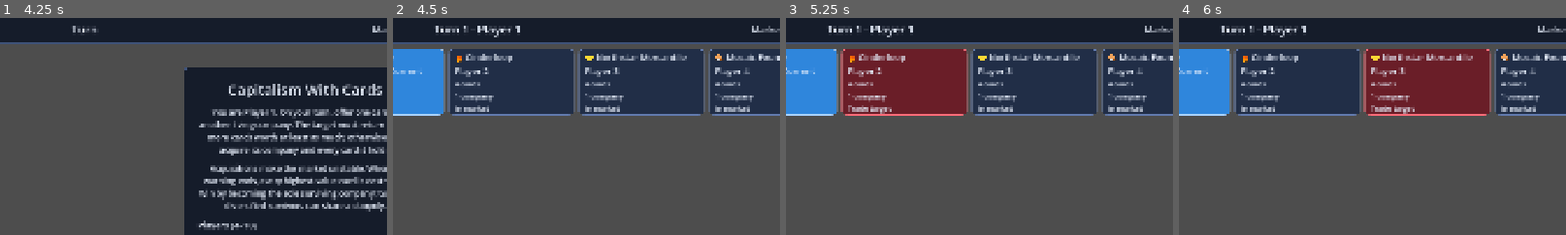
Above: before the commit, frames 1-4 (left to right).
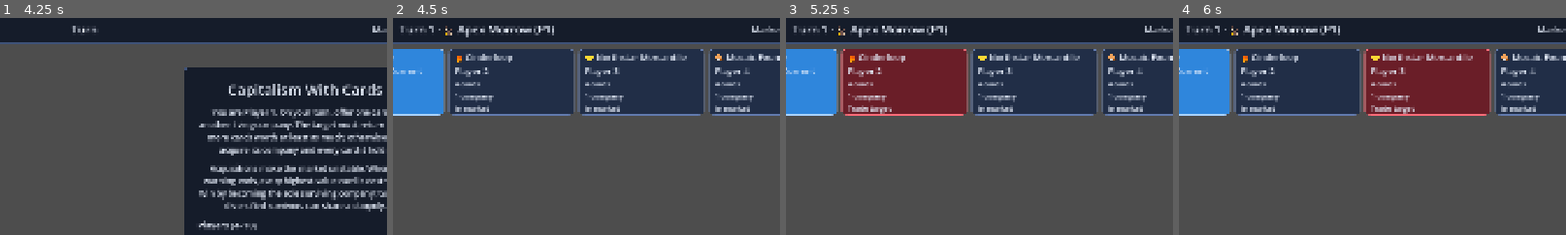
Above: after the commit, the same moments.

Repository: prelios/capitalism
Game: Godot game, scene res://game_controller.tscn
Two runs of this game, one before a commit and one after it. Both use one fixed random seed, a clock stepped at 60 frames per second and the inputs below.
Inputs (mouse positions are % of the whole screen's width and height, from its top left):
- Up to frame 1 (4.25 s): click "Restart match" at 0.5 s; click "Restart match" at 1.25 s; click "Restart match" at 2 s; click "Confirm" at 2.75 s; click "Confirm" at 3.5 s
- Up to frame 2 (4.5 s): click "Start match" at 4.25 s
- Up to frame 3 (5.25 s): click (26, 17) at 5.02 s
- Up to frame 4 (6 s): click (43, 17) at 5.77 s
The pictures show only the part of the screen within x 11-61%, y 2-52%; the shares and areas given below are measured in that part.

Frame 1 is identical in both runs. In frame 2, 0.8% of the frame differs, in the area x 2-42%, y 3-9%; in frame 3, 0.8%; in frame 4, 0.8%.

Commit message:
Clarify acquired seats and turn identity (#41)

Diff:
--- a/godot/tests/table_layout.gd
+++ b/godot/tests/table_layout.gd
@@ -19,11 +19,21 @@
 	_expect(hand.get_child_count() == 4, "local hand did not render the four private cards")
 	_expect(table.market_status_background().is_equal_approx(Color("173d2b")), "stable market status did not use the green style")
 	_expect(table.trade_window_background().is_equal_approx(Color.WHITE), "trade window did not turn white while awaiting local input")
+	var banner := table.get_node("Margin/Layout/Header/Margin/Content/TurnStatus/Turn") as Label
+	_expect(banner.text.contains(controller.game.players[0].company_name) and banner.text.contains(controller.game.players[0].company_emoji), "turn banner did not identify the active conglomerate")
 	var active_seat := seats.get_child(0) as PlayerSeatPanel
 	_expect(active_seat.seat_visual_background().is_equal_approx(Color("2f86dc")), "active player did not use the explicit blue resting style")
 	_expect(active_seat.get_node("Margin/Content/Identity").text.contains("Current"), "active player identity did not include the Current label")
 	_expect(active_seat.get_global_rect().encloses((active_seat.get_node("Margin/Content") as VBoxContainer).get_global_rect()), "player seat content exceeded its visual panel")
 	_expect(!active_seat.disabled, "inactive seat controls should not use desaturating disabled rendering")
+	controller.game.players[1].die()
+	controller.presentation_updated.emit(controller.game.player_view(1))
+	await process_frame
+	var acquired_seat := seats.get_child(1) as PlayerSeatPanel
+	_expect(acquired_seat.seat_visual_background().is_equal_approx(Color("30343b")), "acquired player did not use the neutral grey resting style")
+	_expect(!acquired_seat.is_target_selectable() and acquired_seat.mouse_filter == Control.MOUSE_FILTER_IGNORE, "acquired player seat remained interactive")
+	controller.restart_game([1], 1)
+	await process_frame
 	controller.game.market_stable = false
 	controller.game.unstable_value = 4
 	controller.presentation_updated.emit(controller.game.player_view(1))
@@ -50,6 +60,13 @@
 	_expect(crash_summary.contains("value 4") and crash_summary.contains("Player 2, Player 3"), "crash history omitted value or bankrupt players")
 	var warning_summary := table._event_summary({"type": "market_warning_updated", "data": {"value": 4, "turns_remaining": 3}})
 	_expect(warning_summary.contains("2 turns remaining after this turn"), "warning history did not describe the post-turn countdown")
+	controller.selected_player_count = 10
+	controller.restart_game([1], 1)
+	await process_frame
+	_expect(seats.get_child_count() == 10, "ten-seat match did not render every player seat")
+	for seat_node in seats.get_children():
+		var seat := seat_node as PlayerSeatPanel
+		_expect(seat.get_global_rect().encloses((seat.get_node("Margin/Content") as VBoxContainer).get_global_rect()), "ten-seat player content exceeded its visual panel")
 	if failures.is_empty():
 		print("Table layout checks passed.")
 		quit(0)
--- a/godot/ui/game_table.gd
+++ b/godot/ui/game_table.gd
@@ -82,7 +82,7 @@
 func _render(view: PlayerView) -> void:
 	_last_view = view
 	var state := view.public_state()
-	_turn_label.text = "Turn %d · Player %d" % [state["turn"], state["current_player_id"]]
+	_turn_label.text = "Turn %d · %s" % [state["turn"], _player_identity(state["current_player_id"], _player_identities(state["players"]))]
 	_market_label.text = "Market stable" if state["market_stable"] else "Instability: value %d" % state["unstable_value"]
 	_market_detail.text = _market_description(state)
 	_apply_market_state_style(state["market_stable"])
--- a/godot/ui/player_seat_panel.gd
+++ b/godot/ui/player_seat_panel.gd
@@ -16,7 +16,7 @@
 	_companies.text = "%d compan%s" % [player["company_ids"].size(), "y" if player["company_ids"].size() == 1 else "ies"]
 	if !player["alive"]:
 		_state.text = "Acquired"
-		_apply_seat_style(Color("26303f"), Color("8b93a4"), Color("354258"))
+		_apply_seat_style(Color("30343b"), Color("adb2bd"), Color("454b54"))
 	elif is_target:
 		_state.text = "Trade target"
 		_apply_seat_style(Color("6a1e28"), Color("ff6b78"), Color("8f2937"))
